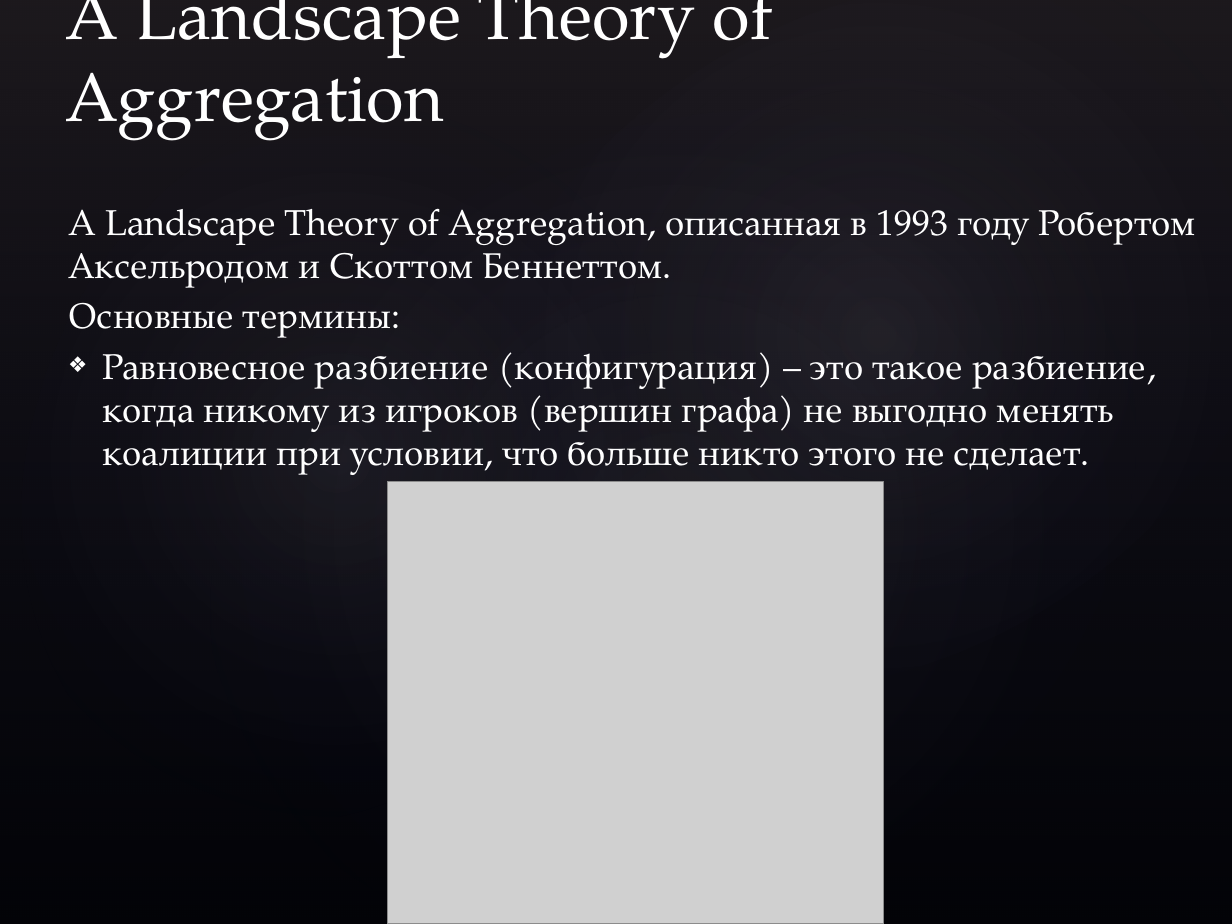
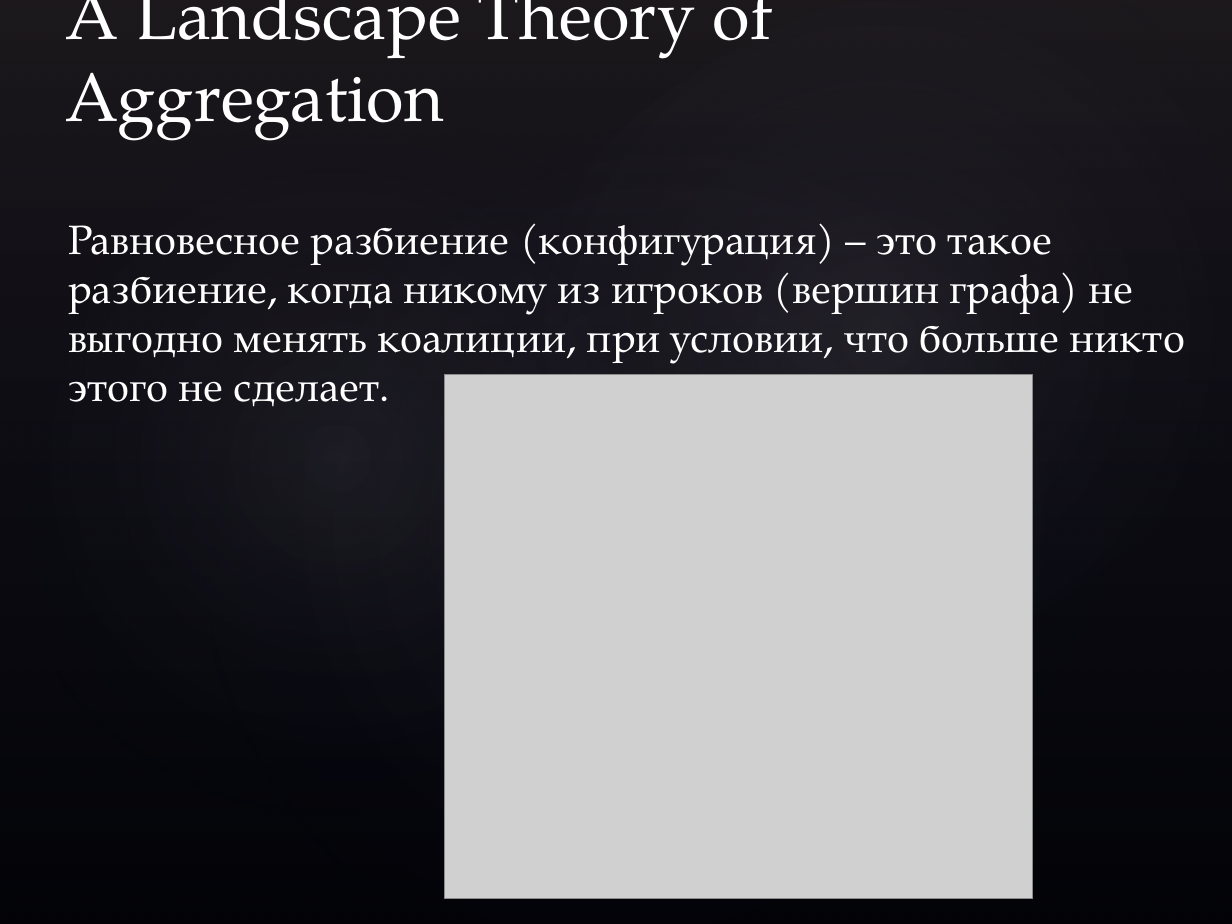
Before and after one commit to ChrisA23C/A-Landscape-Theory-of-Aggregation, a slide deck: slide 3 of Исследование равновесий в модели A Landscape Theory of Aggregation.pptx (slide 2 before the commit). Drawn at 1232x924 pixels with LibreOffice and Linux fonts; fonts in the diff are those of the drawing; grey boxes stand for pictures; background and template pictures are left out. Boxes give left, top, right and bottom in pixels: in the first picture for what was removed or moved away, otherwise in the second. Text is boxed around its words. In the diff, an @@ line names an element or a change of style, - is before the commit and + after.

Commit message:
Final commit - 2

```diff
--- a/Исследование равновесий в модели A Landscape Theory of Aggregation.pptx
+++ b/Исследование равновесий в модели A Landscape Theory of Aggregation.pptx
@@ text at bbox=[68, 225, 1185, 407]: text changed; size 21 to 24 pt @@
-A Landscape Theory of Aggregation, описанная в 1993 году Робертом Аксельродом и Скоттом Беннеттом.
-Основные термины:
-❖ Равновесное разбиение (конфигурация) – это такое разбиение, когда никому из игроков (вершин графа) не выгодно менять коалиции при условии, что больше никто этого не сделает.
+Равновесное разбиение (конфигурация) – это такое разбиение, когда никому из игроков (вершин графа) не выгодно менять коалиции, при условии, что больше никто этого не сделает.
@@ picture: place and size @@
-picture at bbox=[387, 482, 883, 924]
+picture at bbox=[445, 375, 1032, 898]
```
Also in this commit, not shown: 7 other slides changed, 1 slide added.
